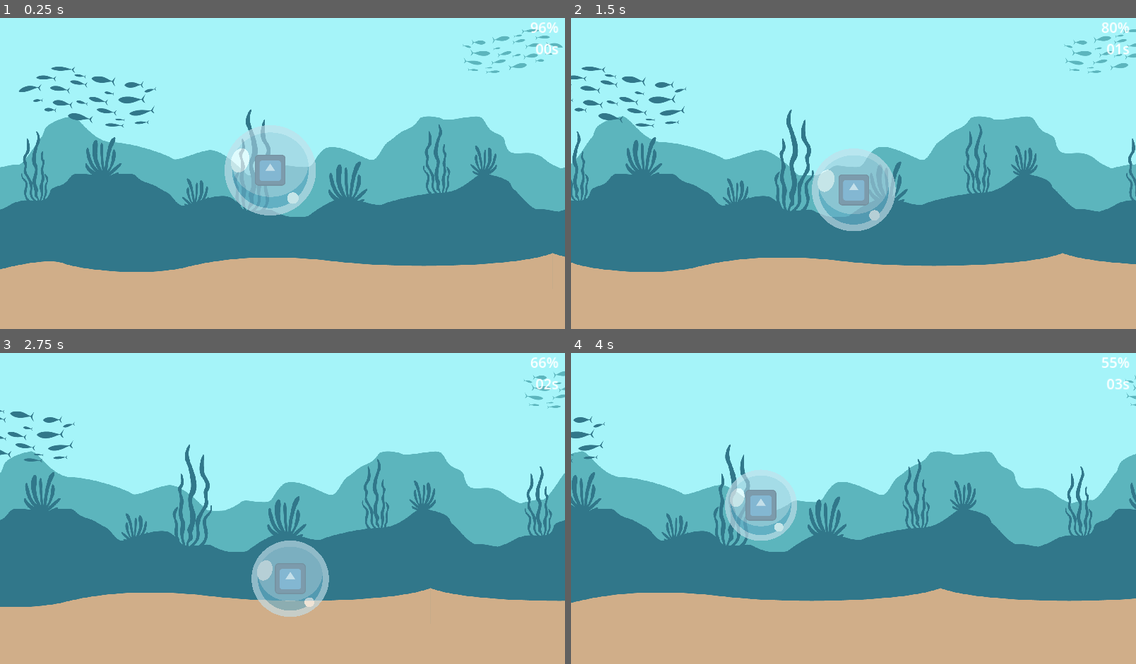
Above: before the commit, frames 1-4 (two rows, left to right).
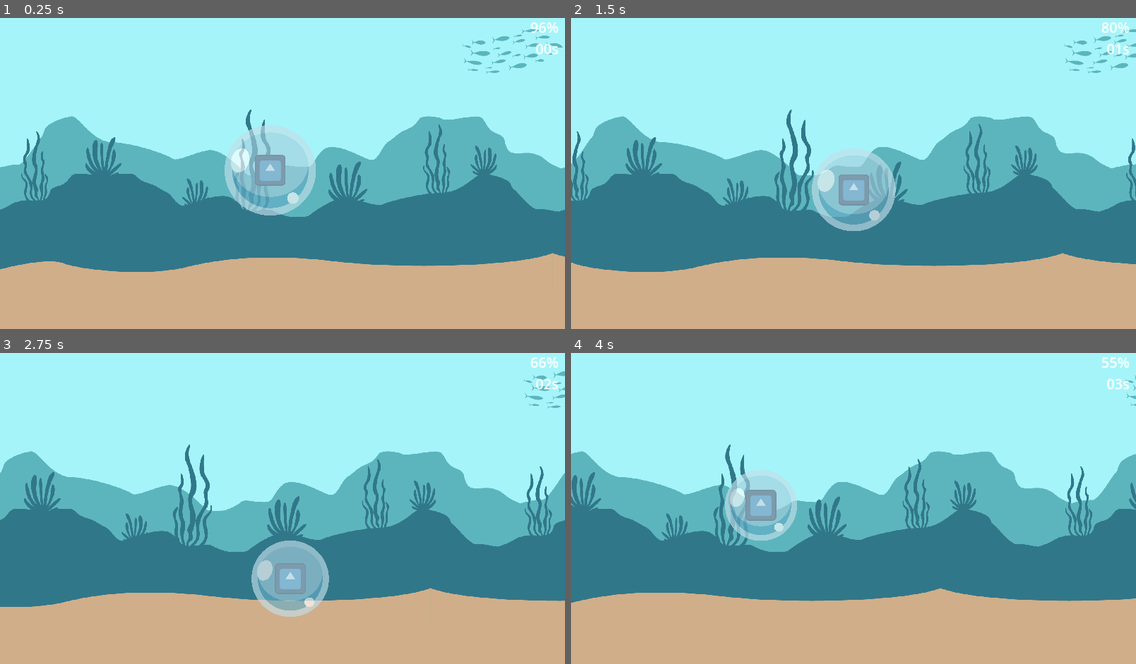
Above: after the commit, the same moments.

Repository: ReyCristian/Babelki
Game: Godot game, scene res://main.tscn
Same seed, same stepped clock (60 frames per second), same inputs: the game is played once before the commit and once after it. The engine's default icon, where the game draws it, is replaced by a stand-in: a white triangle on a blue panel in a dark square.
Inputs:
- Up to frame 1 (0.25 s): no input
- Up to frame 2 (1.5 s): hold Right (ui_right) 0.53-1.28 s; hold Down (ui_down) from 1.28 s (still down)
- Up to frame 3 (2.75 s): release Down (ui_down) at 2.03 s; hold Right (ui_right) from 2.03 s (still down)
- Up to frame 4 (4 s): release Right (ui_right) at 2.78 s; hold Up (ui_up) 2.78-3.53 s; hold Left (ui_left) from 3.53 s (still down)

The runs differ from the first frame. In frame 1, 0.7% of the frame differs, in the area x 3-28%, y 15-36%; in frame 2, 0.7%; in frame 3, 0.4%; in frame 4, 0.2%.

Commit message:
Pantalla derrota

Diff:
--- a/Burbuja_player.gd
+++ b/Burbuja_player.gd
@@ -33,6 +33,8 @@
 
 func calcular_oxigeno():
 	oxigeno = (min(scale.x, scale.y) - 0.99)/(escala_inicial - 0.99)
+	if oxigeno < 0:
+		oxigeno = 0;
 	$"../CanvasLayer/VBoxContainer/oxigeno".text = str("%d%%" % int(oxigeno * 100))
 
 func pop():
--- /dev/null
+++ b/derrota.gd
@@ -0,0 +1,27 @@
+class_name Derrota extends CanvasLayer
+
+var tiempo :float = 3958;
+
+func _ready() -> void:
+	cargar_tiempo()
+
+
+
+func cargar_tiempo():
+	var seg = int(tiempo)
+	var min = seg / 60;
+	var hor = min / 60;
+	seg %= 60;
+	min %= 60;
+	var label = $Tiempo;
+	label.text = "";
+	if (hor > 0):
+		label.text += str("%02d" % hor) + " hs. "
+	if (hor > 0 || min > 0):
+		label.text += str("%02d" % min) + " min. "
+	label.text += str("%02d" % seg) + " seg."
+
+
+func _on_reiniciar() -> void:
+	get_tree().reload_current_scene()
+	pass # Replace with function body.
--- /dev/null
+++ b/derrota.tscn
@@ -0,0 +1,86 @@
+[gd_scene load_steps=6 format=3 uid="uid://jr4n52mf4ydb"]
+
+[ext_resource type="Script" path="res://derrota.gd" id="1_0t3ka"]
+[ext_resource type="Texture2D" uid="uid://c7vpb1djffikj" path="res://recursos/burbujas/carpincho_muestra.png" id="1_jvucm"]
+[ext_resource type="Texture2D" uid="uid://drmc3xpxbdc2l" path="res://recursos/burbujas/Burbuja.svg" id="2_by623"]
+[ext_resource type="StyleBox" uid="uid://b2phjuweu5dmo" path="res://derrota_boton.tres" id="4_317hj"]
+
+[sub_resource type="CircleShape2D" id="CircleShape2D_dxha7"]
+radius = 179.045
+
+[node name="Derrota" type="CanvasLayer"]
+script = ExtResource("1_0t3ka")
+
+[node name="RigidBody2D" type="RigidBody2D" parent="."]
+position = Vector2(792, 468)
+rotation = 2.0944
+
+[node name="CarpinchoMuestra" type="Sprite2D" parent="RigidBody2D"]
+texture = ExtResource("1_jvucm")
+
+[node name="CollisionShape2D" type="CollisionShape2D" parent="RigidBody2D"]
+position = Vector2(-6, 5)
+shape = SubResource("CircleShape2D_dxha7")
+
+[node name="VisibleOnScreenEnabler2D" type="VisibleOnScreenEnabler2D" parent="RigidBody2D"]
+
+[node name="Titulo" type="Label" parent="."]
+offset_left = 635.0
+offset_top = 321.0
+offset_right = 1284.0
+offset_bottom = 467.0
+theme_override_colors/font_color = Color(6.61798e-07, 0.260467, 2.40654e-08, 1)
+theme_override_font_sizes/font_size = 106
+text = "Fin del Juego"
+
+[node name="Mensaje" type="Label" parent="."]
+offset_left = 635.0
+offset_top = 448.0
+offset_right = 1284.0
+offset_bottom = 594.0
+theme_override_colors/font_color = Color(0, 0.258824, 0, 1)
+theme_override_font_sizes/font_size = 50
+text = "Resististe: "
+horizontal_alignment = 1
+
+[node name="Tiempo" type="Label" parent="."]
+offset_left = 635.0
+offset_top = 511.0
+offset_right = 1284.0
+offset_bottom = 657.0
+theme_override_colors/font_color = Color(0, 0.258824, 0, 1)
+theme_override_font_sizes/font_size = 50
+text = "Tiempo"
+horizontal_alignment = 1
+
+[node name="StaticBody2D" type="StaticBody2D" parent="."]
+position = Vector2(960, 540)
+scale = Vector2(0.21, 0.222547)
+
+[node name="CollisionPolygon2D" type="CollisionPolygon2D" parent="StaticBody2D"]
+build_mode = 1
+polygon = PackedVector2Array(-1742.86, 301.06, -1538.1, 853.751, -1257.14, 1213.22, -809.524, 1559.22, -157.143, 1752.44, 557.143, 1653.58, 1114.29, 1321.07, 1633.33, 665.027, 1728.57, 319.033, 8771.43, -2444.42, -52.3813, -6452.56, -9223.81, -2102.92)
+
+[node name="Burbuja" type="Sprite2D" parent="StaticBody2D"]
+modulate = Color(0.54902, 1, 0.54902, 0.301961)
+texture = ExtResource("2_by623")
+
+[node name="Button" type="Button" parent="."]
+offset_left = 840.0
+offset_top = 889.0
+offset_right = 1066.0
+offset_bottom = 969.0
+theme_override_colors/font_hover_color = Color(0.360784, 0.709804, 0.741176, 1)
+theme_override_colors/font_pressed_color = Color(0.192157, 0.466667, 0.541176, 1)
+theme_override_colors/font_focus_color = Color(0.192157, 0.466667, 0.541176, 1)
+theme_override_colors/font_color = Color(0.192157, 0.466667, 0.541176, 1)
+theme_override_colors/icon_focus_color = Color(0.360784, 0.709804, 0.741176, 1)
+theme_override_font_sizes/font_size = 52
+theme_override_styles/focus = ExtResource("4_317hj")
+theme_override_styles/hover_pressed = ExtResource("4_317hj")
+theme_override_styles/hover = ExtResource("4_317hj")
+theme_override_styles/pressed = ExtResource("4_317hj")
+theme_override_styles/normal = ExtResource("4_317hj")
+text = "Reiniciar"
+
+[connection signal="pressed" from="Button" to="." method="_on_reiniciar"]
--- /dev/null
+++ b/derrota_boton.tres
@@ -0,0 +1,12 @@
+[gd_resource type="StyleBoxFlat" format=3 uid="uid://b2phjuweu5dmo"]
+
+[resource]
+bg_color = Color(0.647059, 0.956863, 0.976471, 1)
+corner_radius_top_left = 30
+corner_radius_top_right = 30
+corner_radius_bottom_right = 30
+corner_radius_bottom_left = 30
+expand_margin_left = 10.0
+expand_margin_top = 10.0
+expand_margin_right = 10.0
+expand_margin_bottom = 10.0
--- a/main.gd
+++ b/main.gd
@@ -1,19 +1,21 @@
 extends Node2D
 
 @export var player_scene: PackedScene = preload("res://player.tscn");
+@export var derrota_scene: PackedScene = preload("res://derrota.tscn");
 
 # Called when the node enters the scene tree for the first time.
 func _ready() -> void:
 	# Instancio la escena del jugador
-	var player = player_scene.instantiate()
+	var player :Player= player_scene.instantiate()
 	# Posiciono al jugador (ajusta la posición)
 	var screen_size = get_viewport_rect().size
 	player.position = Vector2((screen_size.x ) / 2,  # Centro horizontal
 		screen_size.y/2 )
 	# Añadimos al jugador a la escena principal
 	add_child(player)
+	player.muerte.connect(derrota)
 
-
-# Called every frame. 'delta' is the elapsed time since the previous frame.
-func _process(delta: float) -> void:
-	pass
+func derrota(tiempo):
+	var burbuja_derrota :Derrota = derrota_scene.instantiate()
+	burbuja_derrota.tiempo = tiempo;
+	$"..".add_child(burbuja_derrota)
--- a/main.tscn
+++ b/main.tscn
@@ -82,7 +82,7 @@
 motion_mirroring = Vector2(4000, 0)
 
 [node name="BabelkiFondoCardumen1" type="Sprite2D" parent="ParallaxBackground/Peces"]
-position = Vector2(325, 291)
+position = Vector2(3488, 339)
 texture = ExtResource("8_h8rrc")
 
 [node name="Montaña2" type="ParallaxLayer" parent="ParallaxBackground"]
--- a/player.gd
+++ b/player.gd
@@ -7,6 +7,8 @@
 var tiempo :float = 0;
 
 var en_burbuja = true;
+
+signal muerte;
 
 func _physics_process(delta):
 	if en_burbuja:
@@ -62,3 +64,9 @@
 func _on_area_2d_body_entered(body: Node2D) -> void:
 	if body.is_in_group("Enemy"):
 		$burbuja.pop()
+
+
+func _on_visible_on_screen_notifier_2d_screen_exited() -> void:
+	if ! en_burbuja:
+		muerte.emit(tiempo)
+	pass # Replace with function body.
--- a/player.tscn
+++ b/player.tscn
@@ -21,6 +21,10 @@
 position = Vector2(-0.25, -0.25)
 scale = Vector2(0.82, 0.82)
 texture = ExtResource("3_lcfq3")
+
+[node name="VisibleOnScreenNotifier2D" type="VisibleOnScreenNotifier2D" parent="."]
+position = Vector2(-0.499992, -1.5)
+scale = Vector2(15.85, 15.95)
 
 [node name="burbuja" type="Area2D" parent="." node_paths=PackedStringArray("player")]
 scale = Vector2(2, 2)
@@ -65,5 +69,6 @@
 text = "00:00:00"
 horizontal_alignment = 2
 
+[connection signal="screen_exited" from="VisibleOnScreenNotifier2D" to="." method="_on_visible_on_screen_notifier_2d_screen_exited"]
 [connection signal="area_entered" from="burbuja" to="burbuja" method="_on_area_entered"]
 [connection signal="body_entered" from="burbuja" to="." method="_on_area_2d_body_entered"]
Binary file added: recursos/burbujas/carpincho_muestra.png
Not shown, added: recursos/burbujas/carpincho_muestra.png.import
